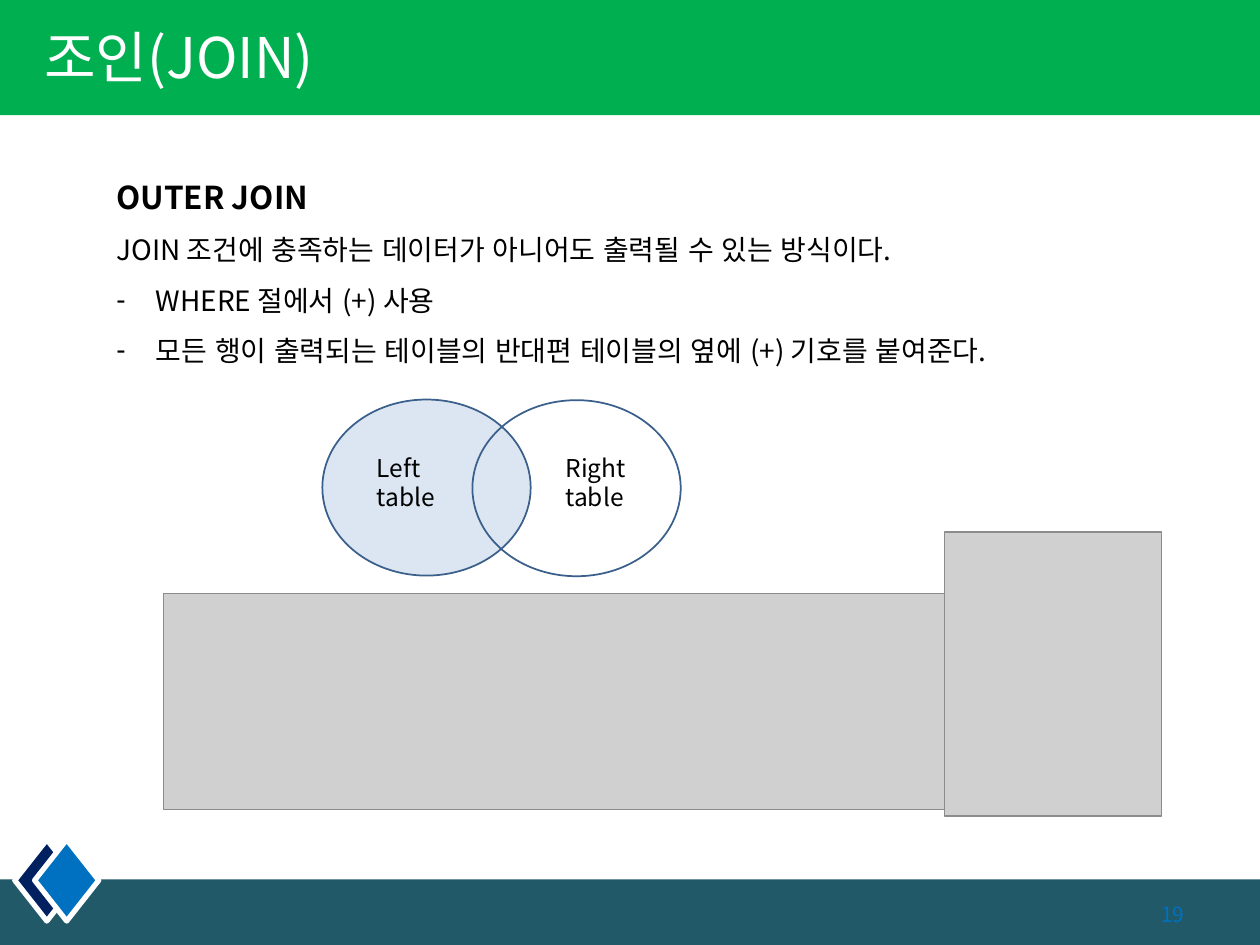
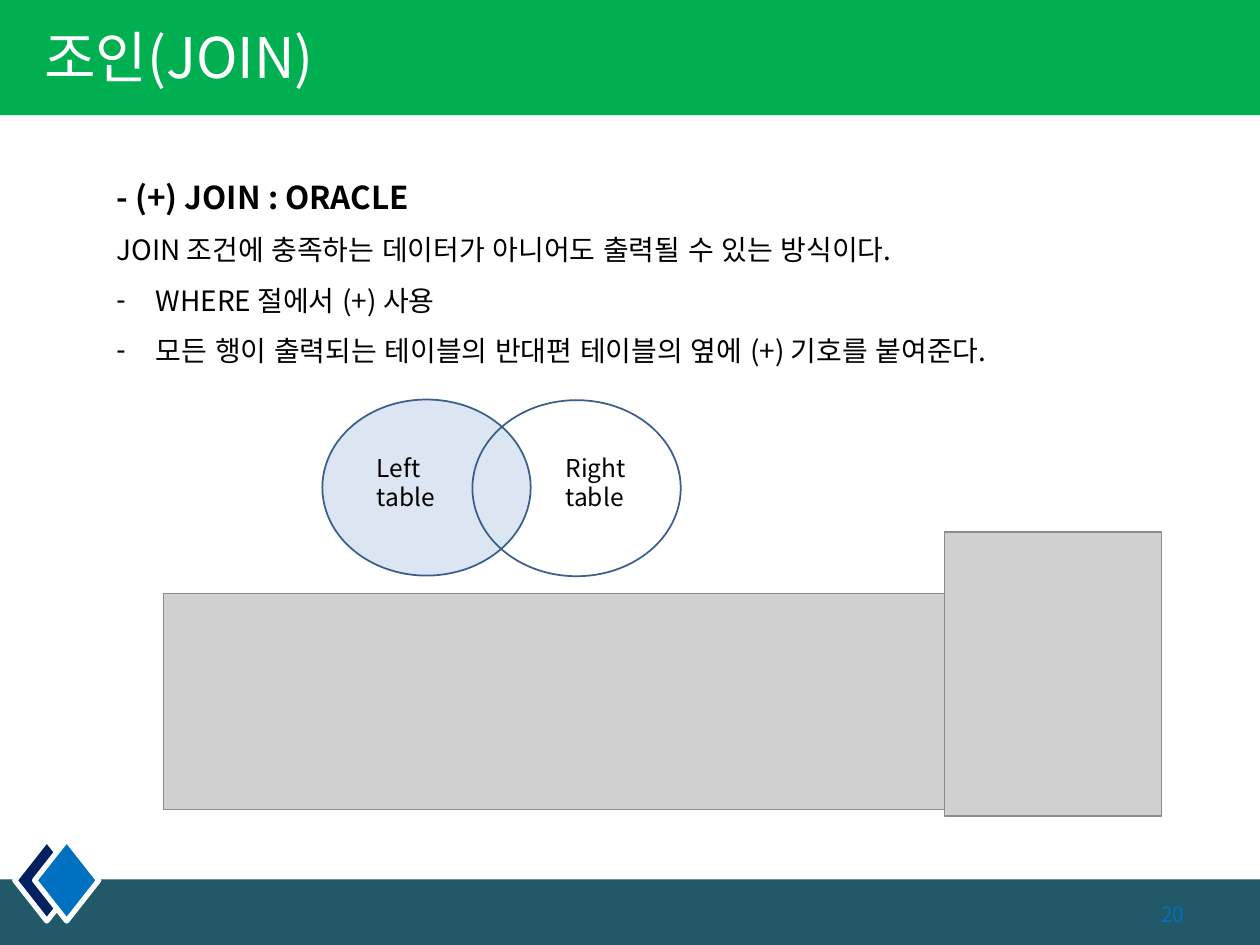
Before and after one commit to kiyongee2/green_project_web, a slide deck: slide 20 of db_ppt/4장. select_join.pptx (slide 19 before the commit). Drawn at 1260x945 pixels with LibreOffice and Linux fonts; fonts in the diff are those of the drawing; grey boxes stand for pictures. Boxes give left, top, right and bottom in pixels: in the first picture for what was removed or moved away, otherwise in the second. Text is boxed around its words. In the diff, an @@ line names an element or a change of style, - is before the commit and + after.

Commit message:
db ppt join

```diff
--- a/db_ppt/4장. select_join.pptx
+++ b/db_ppt/4장. select_join.pptx
@@ text at (185,185,409,210): text changed @@
-OUTER JOIN
+- (+) JOIN : ORACLE
```
Also in this commit, not shown: 3 other slides changed, 3 slides added, 4 slides removed, 2 other files.
